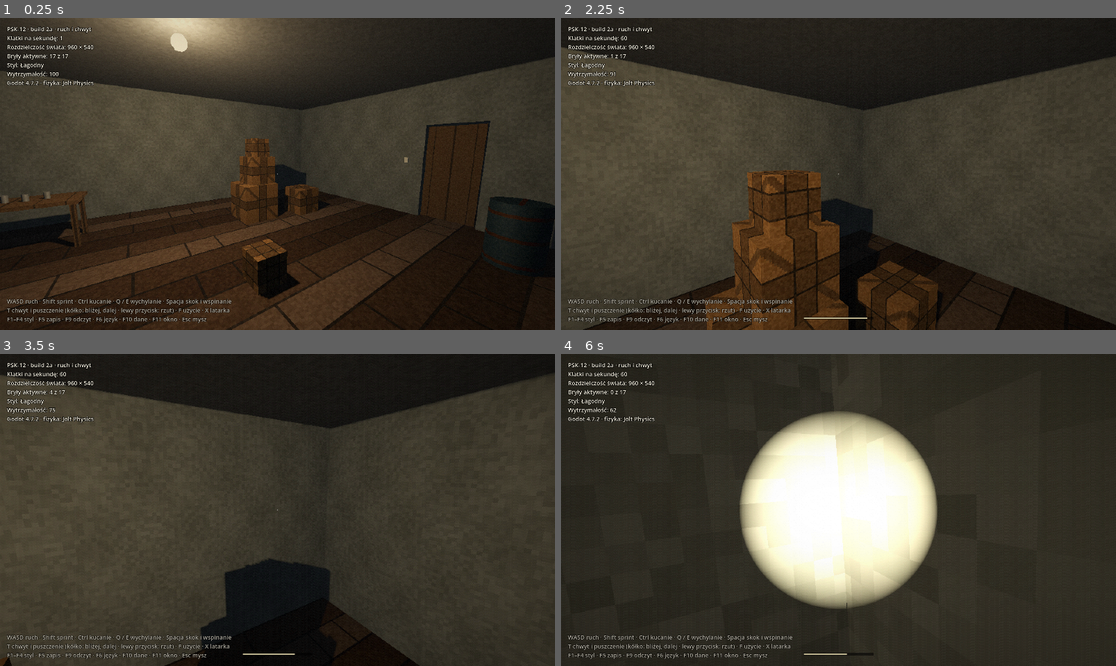
Above: before the commit, frames 1-4 (two rows, left to right).
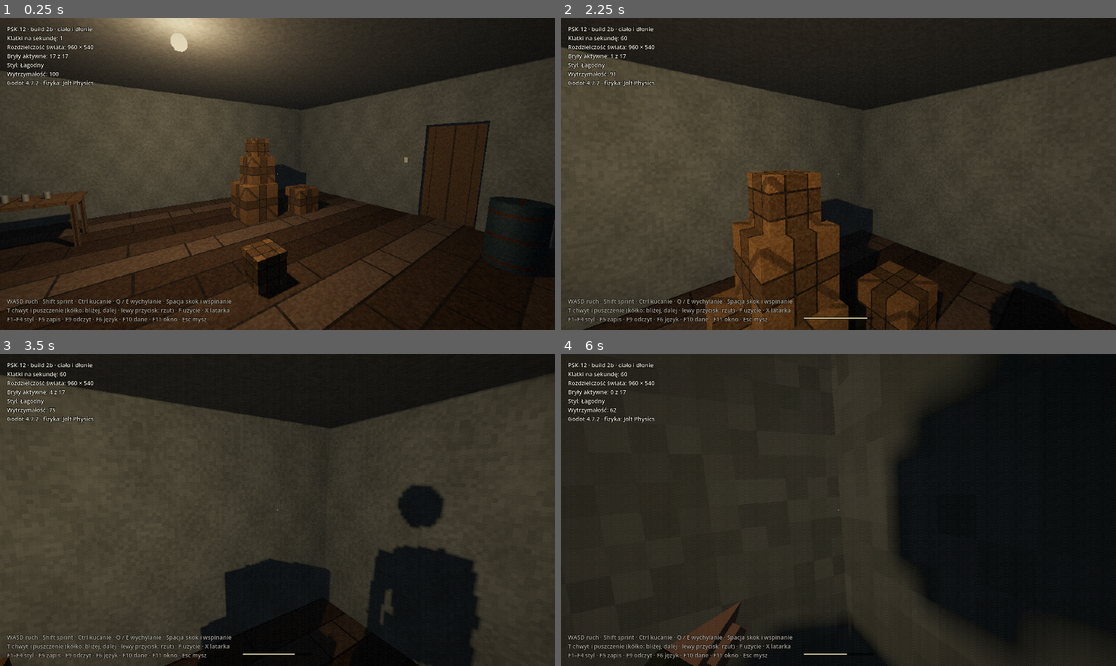
Above: after the commit, the same moments.

Repository: budownik1203/pk12
Game: Godot game, scene res://scenes/main.tscn
Two runs of this game, one before a commit and one after it. Both use one fixed random seed, a clock stepped at 60 frames per second and the inputs below.
Inputs (mouse positions are in pixels of both pictures, inside the frame that each line leads up to):
- Up to frame 1 (0.25 s): no input
- Up to frame 2 (2.25 s): tap Enter at 0.5 s; move the mouse to (866, 174) at 0.52 s; hold Ctrl (crouch) 0.53-1.28 s; hold W (move_forward) from 0.53 s (still down); click (866, 174) at 0.67 s; tap Space (jump) at 0.77, 1.52 s; tap T (grab) at 0.8, 1.35 s; move the mouse to (810, 174) at 1.27 s; click (810, 174) at 1.42 s; tap F (interact) at 1.55, 2.1 s; move the mouse to (849, 167) at 2.02 s; hold Shift (sprint) from 2.03 s (still down); click (849, 167) at 2.17 s
- Up to frame 3 (3.5 s): keep holding W (move_forward); move the mouse to (271, 516) at 2.77 s; release Shift (sprint) at 2.78 s; tap Shift (sprint) at 2.85 s; click (271, 516) at 2.92 s; tap Space (jump) at 3.02 s; tap Ctrl (crouch) at 3.05 s
- Up to frame 4 (6 s): move the mouse to (877, 513) at 3.52 s; hold Ctrl (crouch) 3.53-4.28 s; click (877, 513) at 3.67 s; tap Space (jump) at 3.77, 4.52 s; tap T (grab) at 3.8, 5.1 s; move the mouse to (794, 506) at 4.27 s; tap X (flashlight) at 4.35 s; click (794, 506) at 4.42 s; tap F (interact) at 4.55 s; move the mouse to (844, 510) at 5.02 s; hold Shift (sprint) 5.03-5.78 s; click (844, 510) at 5.17 s; move the mouse to (816, 503) at 5.77 s; release W (move_forward) at 5.78 s; hold E (lean_right) from 5.78 s (still down); tap H (health) at 5.85 s; click (816, 503) at 5.92 s

The runs differ from the first frame. In frame 1, less than 0.1% of the frame differs, in the area x 8-17%, y 2-5%; in frame 2, 0.4%; in frame 3, 7.1%; in frame 4, 49%, in the area x 8-100%, y 0-100%.

Commit message:
Build 2b: widoczne ciało i dłonie z własną fizyką
Ciało postaci z segmentów (model ze skryptu Blendera, eksport glTF),
nogi i ręce ustawiane odwrotną kinematyką: krok proceduralny, kucanie
zgina kolana, ręce sięgają do trzymanego przedmiotu (od 8 kg obiema
rękami), latarka w lewej dłoni goni kamerę na sprężynie. Trzymane
przedmioty w zasięgu rąk (0,4-0,75 m).

Co-Authored-By: Claude Opus 5.5 <noreply@anthropic.com>
Claude-Session: https://claude.ai/code/session_01NHEgLqVBWVLowxMEA3XzKh

Diff:
--- a/game/data/lang/en.json
+++ b/game/data/lang/en.json
@@ -15,7 +15,7 @@
 	"DEV_BODIES": "Active bodies: %d of %d",
 	"DEV_STYLE": "Style: %s",
 	"DEV_ENGINE": "Godot %s · physics: %s",
-	"DEV_BUILD": "PSK-12 · build 2a · movement and grab",
+	"DEV_BUILD": "PSK-12 · build 2b · body and hands",
 	"DEV_STAMINA": "Stamina: %d",
 	"DEV_HELD": "Holding: %s (%.1f kg)"
 }
--- a/game/data/lang/pl.json
+++ b/game/data/lang/pl.json
@@ -15,7 +15,7 @@
 	"DEV_BODIES": "Bryły aktywne: %d z %d",
 	"DEV_STYLE": "Styl: %s",
 	"DEV_ENGINE": "Godot %s · fizyka: %s",
-	"DEV_BUILD": "PSK-12 · build 2a · ruch i chwyt",
+	"DEV_BUILD": "PSK-12 · build 2b · ciało i dłonie",
 	"DEV_STAMINA": "Wytrzymałość: %d",
 	"DEV_HELD": "Trzymasz: %s (%.1f kg)"
 }
--- /dev/null
+++ b/game/scripts/body.gd
@@ -0,0 +1,289 @@
+extends Node3D
+## Widoczne ciało postaci, build 2b.
+## Ciało składa się z osobnych brył na stawach (jak modele z ery PS1), bez
+## skórowania. Nogi i ręce ustawia odwrotna kinematyka dwóch kości:
+##   nogi: krok proceduralny zależny od prędkości, kucanie zgina kolana samo,
+##   ręce: luźno zwisają i bujają się w marszu; trzymając przedmiot sięgają do
+##   punktu chwytu (ciężkie rzeczy obiema rękami); lewa trzyma latarkę.
+## Dłonie mają własną fizykę: cel dłoni wynika z kamery, ale dłoń goni go
+## na sprężynie, więc przy szybkim obrocie zostaje w tyle jak w Tarkovie.
+
+const SEGMENTS := preload("res://models/cialo_segmenty.glb")
+const Tex := preload("res://scripts/textures.gd")
+
+# wymiary w metrach
+const HIP_HEIGHT := 0.95          # staw biodrowy w pozycji stojącej
+const HIP_HALF := 0.1
+const THIGH := 0.44
+const SHIN := 0.44
+const ANKLE := 0.075              # kostka nad podłogą
+const SHOULDER_HALF := 0.19
+const UPPER_ARM := 0.31
+const FOREARM := 0.29
+const PALM := 0.07                # od nadgarstka do środka dłoni
+const NECK_BELOW_EYE := 0.2
+const NECK_BEHIND_EYE := 0.07
+const BODY_BACK := 0.17           # ciało jest za kamerą, by patrząc w dół widzieć tors i nogi
+const CROUCH_PELVIS_BACK := 0.3
+
+# chód
+const STEP_LIFT := 0.11
+const ARM_SWING := 0.13
+
+# dłonie
+const HAND_STIFF_FREE := 260.0    # luźne ręce: szybko wracają
+const HAND_STIFF_VIEW := 110.0    # latarka przed sobą: wyraźne opóźnienie
+const HAND_STIFF_GRIP := 900.0    # dłoń na trzymanym przedmiocie
+const HAND_TURN_RATE := 9.0       # jak szybko dłoń dogania obrót kamery
+const LAMP_HAND := Vector3(-0.17, -0.2, -0.38)  # latarka w lewej dłoni (układ kamery)
+const TWO_HAND_MASS := 8.0        # od tej masy przedmiot trzyma się obiema rękami
+const TWO_HAND_SPREAD := 0.16     # rozstaw dłoni na boki od punktu chwytu
+
+var player                        # player.gd (bez typu: unikamy zależności cyklicznej)
+var camera: Camera3D
+
+var _parts := {}
+var _phase := 0.0
+var _gait := 0.0                  # 0 stoi, 1 pełny krok
+
+# stan dłoni: pozycja, prędkość, orientacja (dla każdej ręki osobno)
+var hand_pos := {"l": Vector3.ZERO, "r": Vector3.ZERO}
+var _hand_vel := {"l": Vector3.ZERO, "r": Vector3.ZERO}
+var hand_rot := {"l": Quaternion.IDENTITY, "r": Quaternion.IDENTITY}
+var _initialized := false
+
+# punkty z ostatniej klatki (do testów i diagnostyki)
+var joints := {}
+
+
+func setup(owner_player, cam: Camera3D) -> void:
+	player = owner_player
+	camera = cam
+	_build()
+
+
+func _build() -> void:
+	var scene: Node = SEGMENTS.instantiate()
+	var meshes := {}
+	for child in scene.find_children("*", "MeshInstance3D", true, false):
+		meshes[child.name] = (child as MeshInstance3D).mesh
+	scene.free()
+
+	var jacket := _mat(Color(0.24, 0.26, 0.21))
+	var jeans := _mat(Color(0.17, 0.2, 0.27))
+	var boots := _mat(Color(0.11, 0.09, 0.075))
+	var skin := _mat(Color(0.6, 0.47, 0.39))
+	var metal := _mat(Color(0.12, 0.12, 0.13))
+
+	_part("tors", meshes["tors"], jacket)
+	_part("miednica", meshes["miednica"], jeans)
+	for s in ["l", "r"]:
+		_part("udo_" + s, meshes["udo"], jeans)
+		_part("lydka_" + s, meshes["lydka"], jeans)
+		_part("stopa_" + s, meshes["stopa"], boots)
+		_part("ramie_" + s, meshes["ramie"], jacket)
+		_part("przedramie_" + s, meshes["przedramie"], jacket)
+		_part("dlon_" + s, meshes["dlon"], skin)
+	var head := _part("glowa", meshes["glowa"], skin)
+	head.cast_shadow = GeometryInstance3D.SHADOW_CASTING_SETTING_SHADOWS_ONLY
+	_part("latarka", meshes["latarka"], metal)
+
+
+func _mat(color: Color) -> StandardMaterial3D:
+	var m := StandardMaterial3D.new()
+	m.albedo_color = color
+	m.roughness = 0.95
+	return m
+
+
+func _part(id: String, mesh: Mesh, mat: Material) -> MeshInstance3D:
+	var mi := MeshInstance3D.new()
+	mi.name = id
+	mi.mesh = mesh
+	mi.material_override = mat
+	mi.top_level = true
+	add_child(mi)
+	_parts[id] = mi
+	return mi
+
+
+# --- pomocnicze -------------------------------------------------------------
+
+## Odwrotna kinematyka dwóch kości. Zwraca [staw środkowy, koniec].
+static func solve_two_bone(root: Vector3, target: Vector3, pole: Vector3, l1: float, l2: float) -> Array:
+	var d := target - root
+	var dist := clampf(d.length(), 0.01, l1 + l2 - 0.001)
+	var dir := d.normalized() if d.length() > 0.0001 else Vector3.DOWN
+	var x := (l1 * l1 - l2 * l2 + dist * dist) / (2.0 * dist)
+	var h := sqrt(maxf(0.0, l1 * l1 - x * x))
+	var to_pole := pole - root
+	var bend := to_pole - dir * to_pole.dot(dir)
+	if bend.length() < 0.0001:
+		bend = dir.cross(Vector3.RIGHT)
+	bend = bend.normalized()
+	return [root + dir * x + bend * h, root + dir * dist]
+
+
+## Ustawia kończynę o jednostkowej długości od p0 do p1.
+func _limb(id: String, p0: Vector3, p1: Vector3, side: Vector3) -> void:
+	var y := p1 - p0
+	var length := y.length()
+	if length < 0.0001:
+		return
+	var yn := y / length
+	var x := (side - yn * side.dot(yn))
+	x = x.normalized() if x.length() > 0.0001 else yn.cross(Vector3.FORWARD).normalized()
+	var z := x.cross(yn)
+	_parts[id].global_transform = Transform3D(Basis(x, yn * length, z), p0)
+
+
+func _place(id: String, basis: Basis, origin: Vector3) -> void:
+	_parts[id].global_transform = Transform3D(basis, origin)
+
+
+func _spring(side: String, target: Vector3, stiff: float, delta: float) -> void:
+	var pos: Vector3 = hand_pos[side]
+	var vel: Vector3 = _hand_vel[side]
+	var acc := (target - pos) * stiff - vel * 2.0 * sqrt(stiff)
+	vel += acc * delta
+	pos += vel * delta
+	# dłoń nie może odjechać daleko od celu (np. po teleporcie)
+	if pos.distance_to(target) > 0.6:
+		pos = target
+		vel = Vector3.ZERO
+	hand_pos[side] = pos
+	_hand_vel[side] = vel
+
+
+func _turn_hand(side: String, target: Quaternion, delta: float) -> void:
+	var q: Quaternion = hand_rot[side]
+	hand_rot[side] = q.slerp(target, 1.0 - exp(-HAND_TURN_RATE * delta)).normalized()
+
+
+# --- klatka -------------------------------------------------------------------
+
+func _physics_process(delta: float) -> void:
+	if player == null:
+		return
+	var root: Transform3D = player.global_transform
+	var up := Vector3.UP
+	var fwd := -root.basis.z
+	var right := root.basis.x
+	var feet := root.origin
+
+	# --- chód: faza kroku od prędkości poziomej
+	var vel: Vector3 = player.velocity
+	var hv := Vector3(vel.x, 0.0, vel.z)
+	var speed := hv.length()
+	var on_floor: bool = player.is_on_floor() and not player.is_mantling()
+	var stride := 0.38 + speed * 0.17
+	if on_floor and speed > 0.05:
+		_phase = fmod(_phase + speed / stride * PI * delta, TAU)
+	_gait = move_toward(_gait, clampf(speed / 1.2, 0.0, 1.0) if on_floor else 0.0, 4.0 * delta)
+	var move_dir := hv / speed if speed > 0.05 else fwd
+
+	# --- tułów: od miednicy do podstawy szyi pod oczami
+	var crouch_t := clampf((player.STAND_HEIGHT - player.height) / (player.STAND_HEIGHT - player.CROUCH_HEIGHT), 0.0, 1.0)
+	var eye := camera.global_position
+	var neck := eye - up * NECK_BELOW_EYE - fwd * NECK_BEHIND_EYE
+	var pelvis_h := lerpf(HIP_HEIGHT, 0.56, crouch_t) + sin(_phase * 2.0) * 0.015 * _gait
+	var pelvis := feet + up * pelvis_h - fwd * (BODY_BACK + CROUCH_PELVIS_BACK * crouch_t)
+	var spine := neck - pelvis
+	var torso_up := spine.normalized()
+	var torso_fwd := (fwd - torso_up * fwd.dot(torso_up)).normalized()
+	var torso_right := torso_up.cross(-torso_fwd).normalized()
+	_limb("tors", pelvis, neck, right)
+	_place("miednica", Basis(right, up, -fwd), pelvis)
+	_place("glowa", Basis(right, up, -fwd), eye + up * 0.02 - fwd * 0.02)
+
+	# --- nogi
+	for s in ["l", "r"]:
+		var sign := -1.0 if s == "l" else 1.0
+		var ph := _phase + (0.0 if s == "l" else PI)
+		var hip := pelvis + right * HIP_HALF * sign
+		var swing := sin(ph) * stride * 0.5 * _gait
+		var lift := maxf(0.0, cos(ph)) * STEP_LIFT * _gait
+		var foot := feet + right * (HIP_HALF + 0.01) * sign + move_dir * swing + up * (ANKLE + lift)
+		foot += fwd * 0.07  # stopy lekko przed tułowiem: patrząc w dół widać buty
+		if not on_floor:
+			foot += up * 0.18 - fwd * 0.05  # w powietrzu i przy wspinaniu nogi podkurczone
+		var knee_pole := hip + fwd * 0.6 + right * sign * 0.05
+		var leg := solve_two_bone(hip, foot, knee_pole, THIGH, SHIN)
+		var knee: Vector3 = leg[0]
+		var ankle: Vector3 = leg[1]
+		_limb("udo_" + s, hip, knee, right)
+		_limb("lydka_" + s, knee, ankle, right)
+		_place("stopa_" + s, Basis(right, up, -fwd), ankle)
+		joints["stopa_" + s] = ankle
+		joints["kolano_" + s] = knee
+	joints["miednica"] = pelvis
+
+	# --- ręce
+	var shoulder_base := neck - torso_up * 0.04
+	var cam_basis := camera.global_transform.basis
+	var cam_q := cam_basis.get_rotation_quaternion()
+	var targets := {}
+	var stiff := {}
+	var held: RigidBody3D = player.held_body
+	var has_held := held != null and is_instance_valid(held)
+	var two_hands := has_held and held.mass >= TWO_HAND_MASS
+	var lamp_on: bool = player.lamp.visible
+
+	for s in ["l", "r"]:
+		var sign := -1.0 if s == "l" else 1.0
+		var shoulder := shoulder_base + torso_right * SHOULDER_HALF * sign
+		joints["bark_" + s] = shoulder
+		var ph := _phase + (PI if s == "l" else 0.0)  # ręka chodzi przeciwnie do nogi
+		# luźno zwisająca ręka
+		var hang := shoulder - up * (UPPER_ARM + FOREARM - 0.03) + right * sign * 0.06 \
+				+ move_dir * sin(ph) * ARM_SWING * _gait + fwd * 0.03
+		targets[s] = hang
+		stiff[s] = HAND_STIFF_FREE
+		hand_rot[s] = hand_rot[s].slerp(Basis(right, up, -fwd).get_rotation_quaternion(), 1.0 - exp(-12.0 * delta))
+
+	if has_held:
+		var grip: Vector3 = held.to_global(player.held_local_point)
+		targets["r"] = grip
+		stiff["r"] = HAND_STIFF_GRIP
+		if two_hands:
+			# ciężki przedmiot: dłonie po obu stronach punktu chwytu
+			targets["r"] = grip + right * TWO_HAND_SPREAD
+			targets["l"] = grip - right * TWO_HAND_SPREAD
+			stiff["l"] = HAND_STIFF_GRIP
+	if lamp_on and not two_hands:
+		targets["l"] = camera.global_transform * LAMP_HAND
+		stiff["l"] = HAND_STIFF_VIEW
+		_turn_hand("l", cam_q, delta)
+
+	if not _initialized:
+		for s in ["l", "r"]:
+			hand_pos[s] = targets[s]
+		_initialized = true
+
+	for s in ["l", "r"]:
+		var sign := -1.0 if s == "l" else 1.0
+		_spring(s, targets[s], stiff[s], delta)
+		var shoulder: Vector3 = joints["bark_" + s]
+		var elbow_pole := shoulder - up * 0.5 + right * sign * 0.35 - fwd * 0.25
+		# celujemy środkiem dłoni, więc nadgarstek jest o długość dłoni bliżej barku
+		var palm_target: Vector3 = hand_pos[s]
+		var wrist_target := palm_target - (palm_target - shoulder).normalized() * PALM
+		var arm := solve_two_bone(shoulder, wrist_target, elbow_pole, UPPER_ARM, FOREARM)
+		_limb("ramie_" + s, shoulder, arm[0], right)
+		_limb("przedramie_" + s, arm[0], arm[1], right)
+		var wrist: Vector3 = arm[1]
+		var elbow: Vector3 = arm[0]
+		var along := (wrist - elbow).normalized()
+		_limb("dlon_" + s, wrist, wrist + along, right)
+		joints["dlon_" + s] = wrist + along * PALM
+
+	# --- latarka: w lewej dłoni, a gdy lewa jest zajęta, przypięta do piersi
+	var lamp_xf: Transform3D
+	if not two_hands:
+		lamp_xf = Transform3D(Basis(hand_rot["l"]), joints["dlon_l"] + Basis(hand_rot["l"]) * Vector3(0.0, 0.02, -0.04))
+	else:
+		var chest := neck - torso_up * 0.16 + torso_fwd * 0.12 - torso_right * 0.08
+		lamp_xf = Transform3D(Basis(right, up, -fwd), chest)
+	_parts["latarka"].global_transform = lamp_xf
+	_parts["latarka"].visible = lamp_on
+	player.lamp.global_transform = lamp_xf.translated_local(Vector3(0, 0, -0.18))
--- a/game/scripts/dev_tests.gd
+++ b/game/scripts/dev_tests.gd
@@ -18,6 +18,17 @@
 		if b.name == id:
 			return b
 	return null
+
+
+## Najniższy punkt bryły (róg jej siatki) w świecie.
+static func _lowest_point(body: RigidBody3D) -> float:
+	var low := INF
+	for c in body.get_children():
+		if c is MeshInstance3D:
+			var box: AABB = c.mesh.get_aabb()
+			for i in 8:
+				low = minf(low, (c.global_transform * box.get_endpoint(i)).y)
+	return low
 
 
 static func _place(main: Node, pos: Vector3, yaw_deg: float, pitch_deg: float = 0.0) -> void:
@@ -152,8 +163,9 @@
 	inter.toggle_grab()
 	player.set_view(0.0, deg_to_rad(30.0))
 	await _wait(tree, 60)
-	if heavy.global_position.y > heavy_start.y + 0.08:
-		errors.append("skrzynia 70 kg dała się unieść (y = %.2f)" % heavy.global_position.y)
+	var heavy_low := _lowest_point(heavy)
+	if heavy_low > 0.05:
+		errors.append("skrzynia 70 kg oderwała się od podłogi (najniższy róg na %.2f m)" % heavy_low)
 	player.set_view(0.0, deg_to_rad(-20.0))
 	Input.action_press("move_back")
 	await _wait(tree, 120)
@@ -197,6 +209,63 @@
 	inter.use()
 	if main.switches["lampa_sala"]["light"].visible == lamp_before:
 		errors.append("włącznik nie przełączył lampy")
+
+	# 11c. Ciało: stopy na podłodze, kucanie zgina nogi, dłoń sięga do chwytu,
+	#      latarka w dłoni zostaje w tyle przy szybkim obrocie i dogania kamerę.
+	var body = player.body
+	_place(main, Vector3(-1.5, 0.02, 0.5), 90.0)
+	await _wait(tree, 30)
+	for s in ["l", "r"]:
+		var fy: float = body.joints["stopa_" + s].y - player.global_position.y
+		if fy < 0.0 or fy > 0.15:
+			errors.append("stopa %s nie stoi na podłodze (%.2f m)" % [s, fy])
+	var pelvis_stand: float = body.joints["miednica"].y
+	Input.action_press("crouch")
+	await _wait(tree, 40)
+	var pelvis_crouch: float = body.joints["miednica"].y
+	var knee_fwd: float = (body.joints["kolano_l"] - body.joints["miednica"]).dot(-player.global_transform.basis.z)
+	Input.action_release("crouch")
+	await _wait(tree, 40)
+	if pelvis_crouch > pelvis_stand - 0.25:
+		errors.append("kucanie nie obniża miednicy (%.2f -> %.2f)" % [pelvis_stand, pelvis_crouch])
+	if knee_fwd < 0.15:
+		errors.append("w kucaniu kolana nie idą do przodu (%.2f m)" % knee_fwd)
+	# dłoń na trzymanej skrzynce
+	var crate2 := _body(main, "skrzynka_srednia_a")
+	_place(main, crate2.global_position + Vector3(0, -crate2.global_position.y + 0.02, 1.0), 0.0, -50.0)
+	await _wait(tree, 5)
+	if inter.focus == crate2:
+		inter.toggle_grab()
+		await _wait(tree, 40)
+		var grip: Vector3 = crate2.to_global(player.held_local_point)
+		var mid: Vector3 = (body.joints["dlon_r"] + body.joints["dlon_l"]) * 0.5
+		var reach: float = mid.distance_to(grip)
+		var spread: float = body.joints["dlon_r"].distance_to(body.joints["dlon_l"])
+		print("dłonie: środek %.3f m od punktu chwytu, rozstaw %.2f m (skrzynka 18 kg)" % [reach, spread])
+		if reach > 0.12:
+			errors.append("dłonie nie trzymają punktu chwytu (%.2f m)" % reach)
+		if spread < 0.2:
+			errors.append("ciężka skrzynka nie jest trzymana obiema rękami (rozstaw %.2f m)" % spread)
+		inter.release()
+	else:
+		errors.append("nie da się wycelować w skrzynkę 18 kg")
+	await _wait(tree, 60)
+	# latarka: opóźnienie dłoni przy szybkim obrocie
+	_place(main, Vector3(-1.5, 0.02, 0.5), 90.0)
+	player.lamp.visible = true
+	await _wait(tree, 60)
+	player.set_view(deg_to_rad(150.0), 0.0)  # gwałtowny obrót o 60 stopni
+	await _wait(tree, 3)
+	var cam_f: Vector3 = -player.camera.global_transform.basis.z
+	var lag: float = rad_to_deg((-player.lamp.global_transform.basis.z).angle_to(cam_f))
+	await _wait(tree, 60)
+	var settled: float = rad_to_deg((-player.lamp.global_transform.basis.z).angle_to(-player.camera.global_transform.basis.z))
+	print("latarka: %.0f stopni opóźnienia po obrocie, po sekundzie %.1f" % [lag, settled])
+	if lag < 10.0:
+		errors.append("latarka nie zostaje w tyle przy obrocie (%.1f stopnia)" % lag)
+	if settled > 4.0:
+		errors.append("latarka nie dogania kamery (%.1f stopnia)" % settled)
+	player.lamp.visible = false
 
 	# 11b. Po wszystkich próbach żadna bryła nie wyleciała poza pokój.
 	for b in main.bodies:
@@ -282,21 +351,42 @@
 	for a in args:
 		if a.begins_with("--zrzuty="):
 			dir = a.trim_prefix("--zrzuty=")
+	var player = main.player
 	await _wait(tree, 120)
-	# kadr 1: dłoń nad skrzynką
-	var small := _body(main, "skrzynka_mala_a")
-	_place(main, small.global_position + Vector3(0.5, -0.18, 1.3), 18.0, -48.0)
-	await _shot(main, dir + "/chwyt_dlon.png")
-	# kadr 2: skrzynka niesiona w powietrzu
+	# kadr 1: spojrzenie w dół na własne ciało w marszu
+	_place(main, Vector3(-1.0, 0.02, 2.6), 90.0, -58.0)
+	Input.action_press("move_forward")
+	await _wait(tree, 40)
+	await _shot(main, dir + "/cialo_w_dol.png")
+	Input.action_release("move_forward")
+	await _wait(tree, 40)
+	# kadr 2: kucanie, spojrzenie w dół
+	Input.action_press("crouch")
+	await _wait(tree, 40)
+	await _shot(main, dir + "/cialo_kucanie.png")
+	Input.action_release("crouch")
+	await _wait(tree, 40)
+	# kadr 3: skrzynka 18 kg w obu rękach
+	var crate := _body(main, "skrzynka_srednia_a")
+	_place(main, crate.global_position + Vector3(0, -crate.global_position.y + 0.02, 1.0), 0.0, -50.0)
+	await _wait(tree, 5)
 	main.interaction.toggle_grab()
-	main.player.set_view(deg_to_rad(18.0), deg_to_rad(-5.0))
-	await _wait(tree, 60)
-	await _shot(main, dir + "/chwyt_niesienie.png")
+	for i in 30:
+		player.set_view(0.0, deg_to_rad(lerpf(-50.0, -22.0, (i + 1) / 30.0)))
+		await tree.physics_frame
+	await _wait(tree, 30)
+	await _shot(main, dir + "/niesienie_oburacz.png")
 	main.interaction.release()
-	# kadr 3: drzwi do komórki i włącznik
-	_place(main, Vector3(2.6, 0.02, 0.9), -90.0, -6.0)
-	await _wait(tree, 30)
-	await _shot(main, dir + "/drzwi_wlacznik.png")
+	await _wait(tree, 60)
+	# kadr 4: latarka w lewej dłoni w ciemnej komórce, chwilę po obrocie
+	_place(main, Vector3(5.6, 0.02, 1.6), 0.0, -12.0)
+	player.lamp.visible = true
+	await _wait(tree, 40)
+	player.set_view(deg_to_rad(35.0), deg_to_rad(-12.0))
+	await _wait(tree, 4)
+	await _shot(main, dir + "/latarka_obrot.png")
+	await _wait(tree, 50)
+	await _shot(main, dir + "/latarka.png")
 	tree.quit(0)
 
 
--- a/game/scripts/interaction.gd
+++ b/game/scripts/interaction.gd
@@ -11,8 +11,9 @@
 const HudScript := preload("res://scripts/hud.gd")
 
 const REACH := 2.0          # zasięg ręki w metrach
-const HOLD_MIN := 0.6
-const HOLD_MAX := 2.0
+const HOLD_MIN := 0.4       # trzymany przedmiot jest w zasięgu rąk
+const HOLD_MAX := 0.75
+const HOLD_DEFAULT := 0.6   # chwycony przedmiot przyciągamy do tej odległości
 const PULL_MAX := 420.0     # niutony w poziomie: tyle postać uciągnie
 const LIFT_MAX := 260.0     # niutony w pionie: unosi około 26 kg
 const BREAK_DIST := 2.6     # punkt chwytu dalej od oczu niż tyle: chwyt się zrywa
@@ -81,7 +82,8 @@
 	held = body
 	player.held_body = body
 	_local_point = body.to_local(point)
-	_hold_dist = clampf(player.camera.global_position.distance_to(point), HOLD_MIN, HOLD_MAX)
+	player.held_local_point = _local_point
+	_hold_dist = clampf(player.camera.global_position.distance_to(point), HOLD_MIN, HOLD_DEFAULT)
 	_old_angular_damp = body.angular_damp
 	body.angular_damp = HELD_ANGULAR_DAMP
 	body.sleeping = false
--- a/game/scripts/main.gd
+++ b/game/scripts/main.gd
@@ -162,9 +162,9 @@
 		elif event.button_index == MOUSE_BUTTON_LEFT:
 			interaction.throw_held()
 		elif event.button_index == MOUSE_BUTTON_WHEEL_UP:
-			interaction.adjust_distance(0.15)
+			interaction.adjust_distance(0.08)
 		elif event.button_index == MOUSE_BUTTON_WHEEL_DOWN:
-			interaction.adjust_distance(-0.15)
+			interaction.adjust_distance(-0.08)
 	elif event is InputEventKey and event.pressed and not event.echo:
 		if event.is_action("grab"):
 			interaction.toggle_grab()
--- a/game/scripts/player.gd
+++ b/game/scripts/player.gd
@@ -1,7 +1,9 @@
 extends CharacterBody3D
-## Gracz, build 2a: ciężki ruch z bezwładnością, sprint, kucanie, wychylanie,
-## skok, wspinanie na przeszkody, wytrzymałość nóg, latarka, pchanie brył.
-## Widoczne ciało i dłonie z własną fizyką wchodzą w buildzie 2b.
+## Gracz: ciężki ruch z bezwładnością, sprint, kucanie, wychylanie, skok,
+## wspinanie na przeszkody, wytrzymałość, pchanie brył. Widoczne ciało
+## i dłonie z własną fizyką prowadzi body.gd (build 2b).
+
+const BodyScript := preload("res://scripts/body.gd")
 
 const RADIUS := 0.3
 const STAND_HEIGHT := 1.8
@@ -50,6 +52,8 @@
 var stamina := STAMINA_MAX
 var exhausted := false
 var held_body: RigidBody3D = null  # ustawia system chwytu; tej bryły nie pchamy ciałem
+var held_local_point := Vector3.ZERO  # punkt chwytu w układzie trzymanej bryły
+var body: Node3D
 
 var _shape: CapsuleShape3D
 var _col: CollisionShape3D
@@ -90,7 +94,13 @@
 	lamp.light_color = Color(1.0, 0.95, 0.82)
 	lamp.shadow_enabled = true
 	lamp.visible = false
+	lamp.top_level = true  # położenie ustawia ciało: latarka jest w lewej dłoni
 	camera.add_child(lamp)
+
+	body = BodyScript.new()
+	body.name = "Cialo"
+	add_child(body)
+	body.setup(self, camera)
 
 
 func look(relative: Vector2) -> void:
Binary file added: game/models/cialo_segmenty.glb
Not shown, added: game/models/cialo_segmenty.glb.import
Not shown, added: game/scripts/body.gd.uid
Not shown, changed: docs/DECYZJE.md
